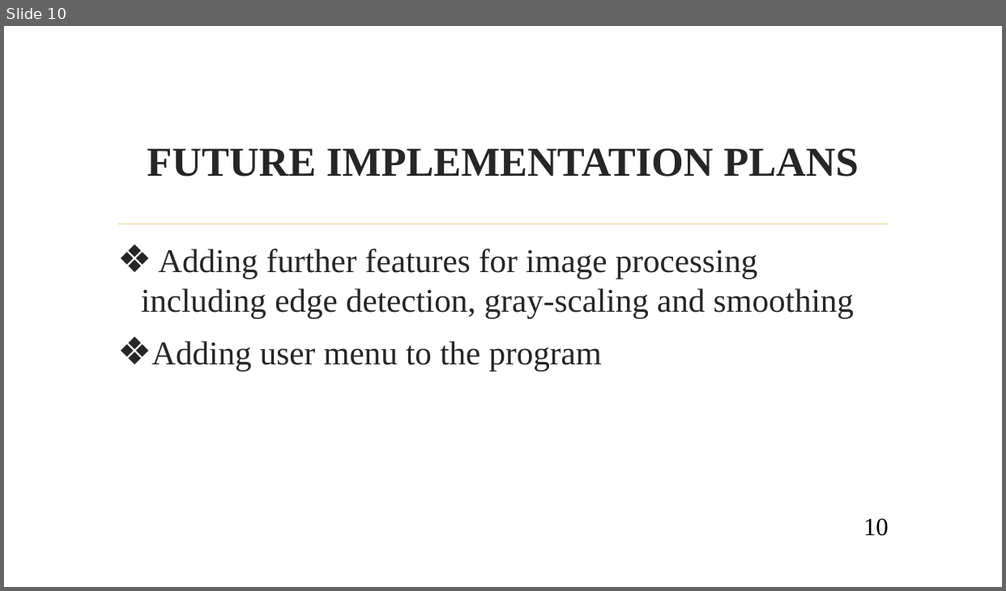
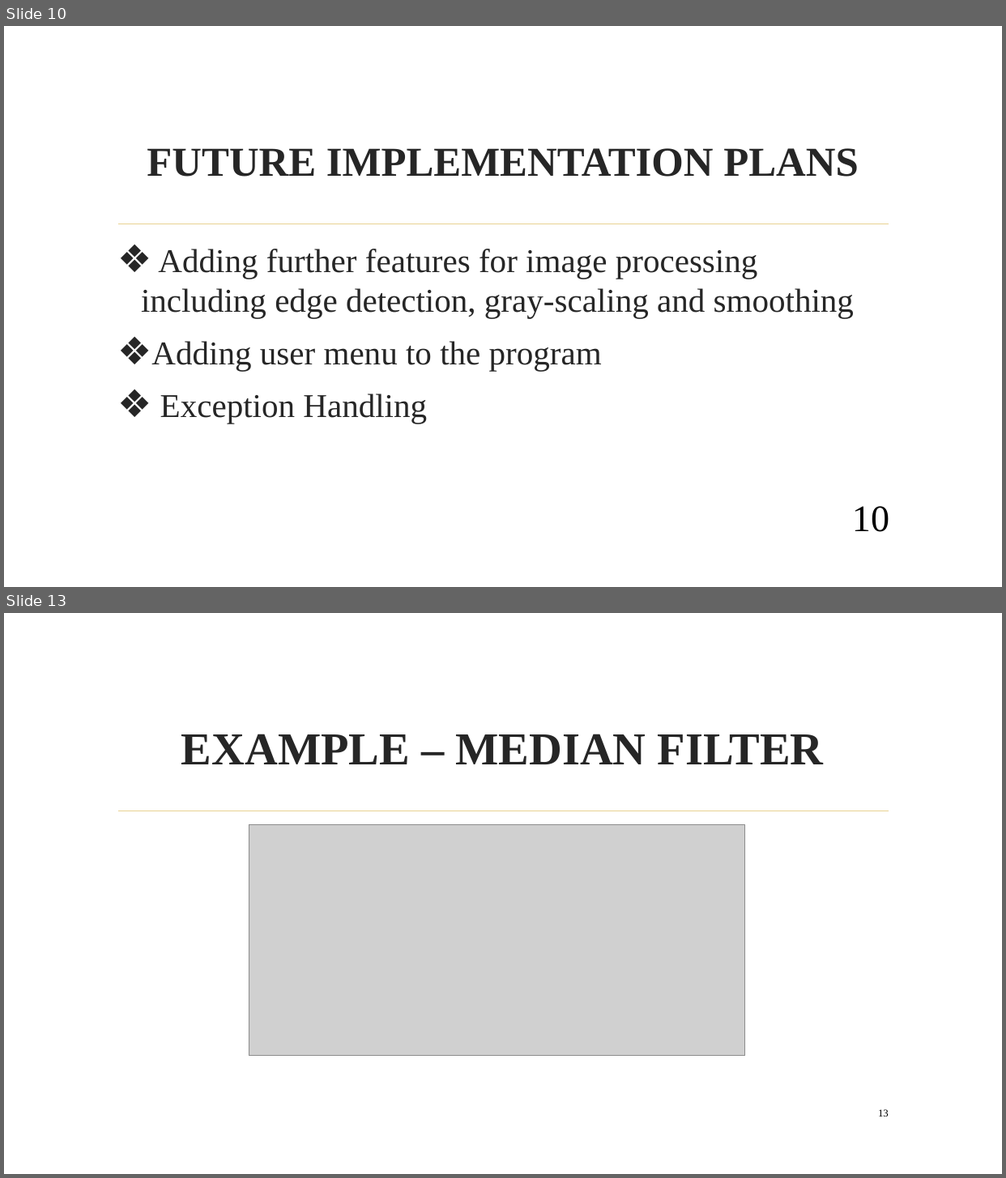
Before and after one commit to jsureka/ImageX, a slide deck: SOFTWARE PROJECT LAB -1.pptx. Shown one above the other, each under a label of ours: slide 10 before the commit, slides 10 and 13 after it; the slides between them are not shown. The pictures are 1006x591 and 1006x1178 pixels, drawn with LibreOffice and Linux fonts; fonts in the diff are those of the drawing; grey boxes stand for pictures; background and template pictures are left out. Boxes give left, top, right and bottom in pixels: in the first picture for what was removed or moved away, otherwise in the second. Text is boxed around its words. In the diff, an @@ line names an element or a change of style, - is before the commit and + after.

```diff
--- a/SOFTWARE PROJECT LAB -1.pptx
+++ b/SOFTWARE PROJECT LAB -1.pptx
@@ slide 13 added at (4,613,1002,1174), background picture (left out); not listed: 1 template element that a slide beside it also shows @@
@@ title added at (181,734,824,764), 44 pt, text #262626, bold @@
+EXAMPLE – MEDIAN FILTER
@@ picture added at (249,825,745,1055) @@
@@ page number added at (878,1110,889,1117), 10 pt, text #000000 @@
+13
@@ slide 10 changed as well @@
@@ text at (160,394,427,424): paragraph added @@
+❖ Exception Handling
@@ page number: place and size @@
-page number at (863,518,889,536)
+page number at (852,506,889,532)
@@ page number at (852,506,889,532): size 24 to 36 pt @@
```
Also in this commit, not shown: 10 other slides changed, 2 other slides added, 6 other files.
